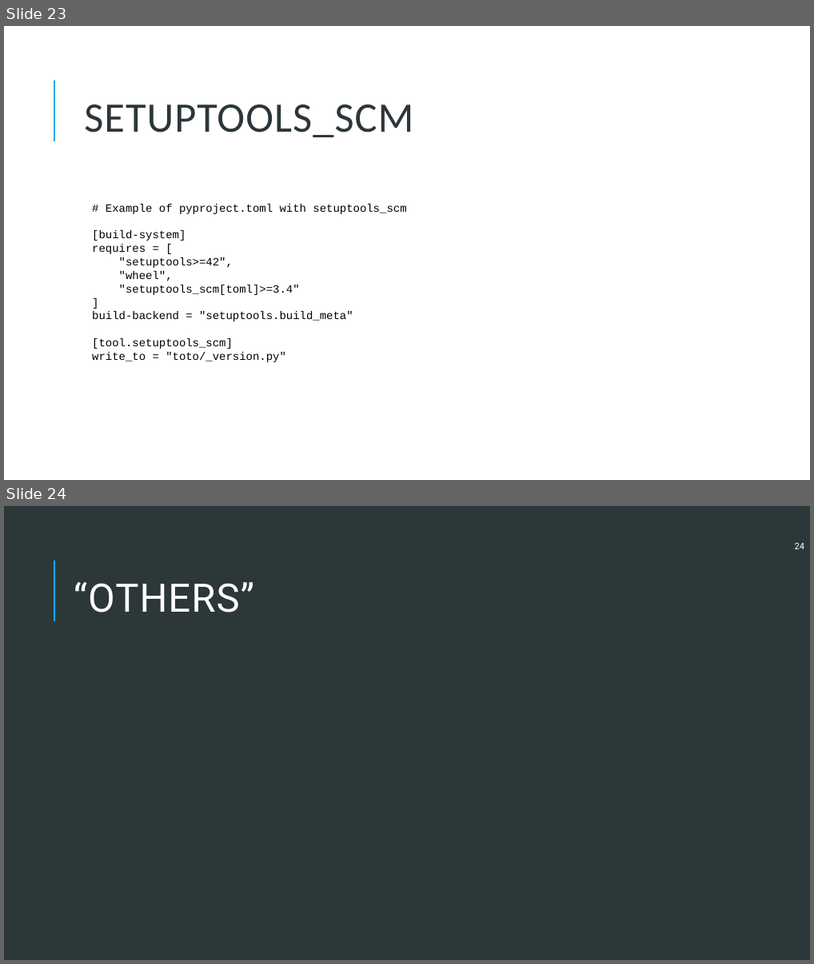
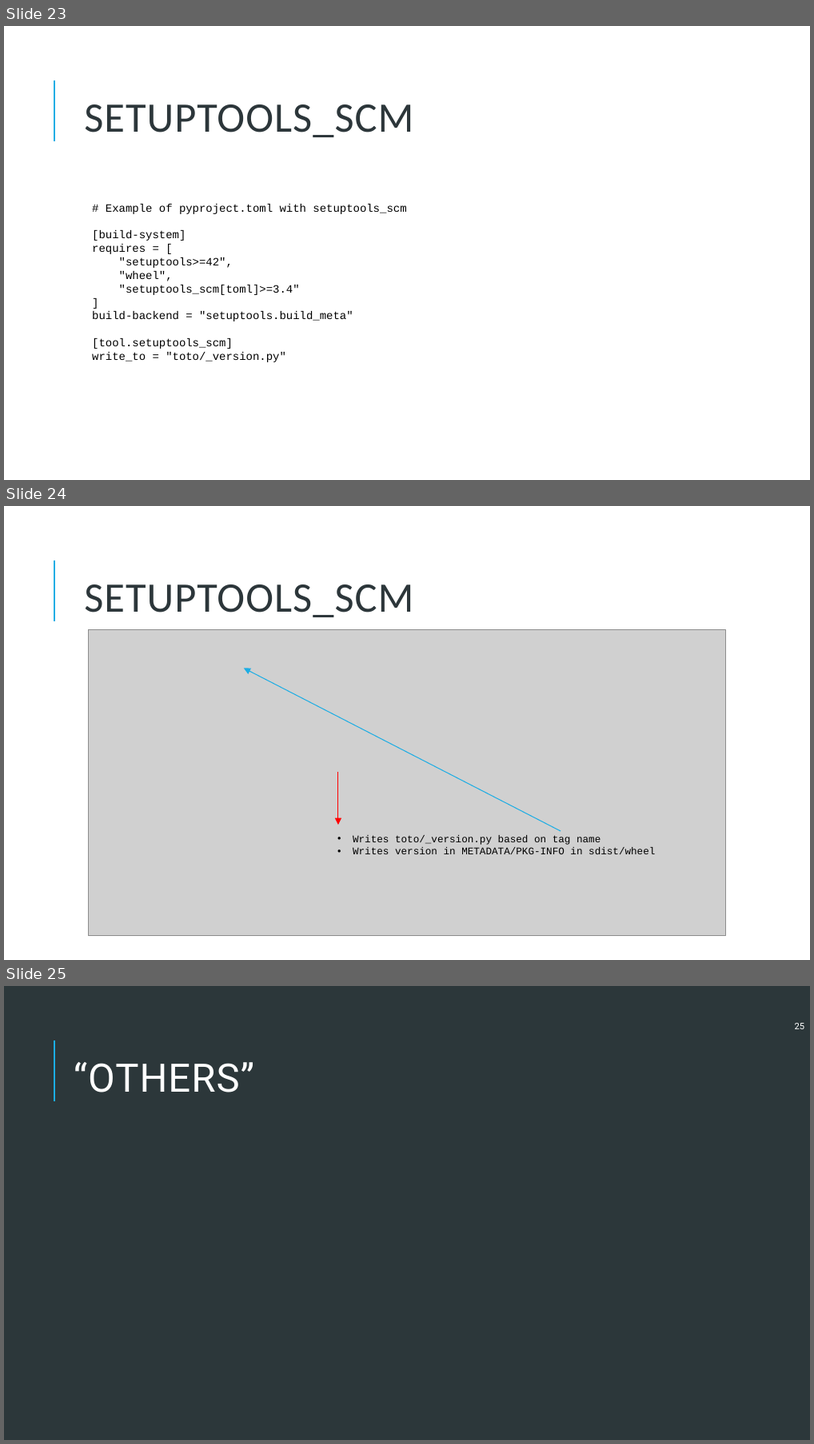
Before and after one commit to alexprengere/presentations, a slide deck: python_packaging_2021/PythonPackagingIn2021.pptx. Shown one above the other, each under a label of ours: slides 23 and 24 before the commit, slides 23, 24 and 25 after it. The pictures are 814x964 and 814x1444 pixels, drawn with LibreOffice and Linux fonts; fonts in the diff are those of the drawing; grey boxes stand for pictures. Boxes give left, top, right and bottom in pixels: in the first picture for what was removed or moved away, otherwise in the second. Text is boxed around its words. In the diff, an @@ line names an element or a change of style, - is before the commit and + after.

```diff
--- a/python_packaging_2021/PythonPackagingIn2021.pptx
+++ b/python_packaging_2021/PythonPackagingIn2021.pptx
@@ slide 24 added at <box>4,506,810,960</box>, background #FFFFFF; not listed: 1 template element that a slide beside it also shows @@
@@ title added at <box>84,584,414,617</box>, 37.5 pt, text #2C363A @@
+SETUPTOOLS_SCM
@@ picture added at <box>88,630,726,935</box> @@
@@ arrow added from (562, 831) to (243, 668), #1CADE4 0.75 pt @@
@@ arrow added from (338, 772) to (338, 824), #FF0000 0.75 pt @@
@@ text added at <box>353,835,655,854</box>, 9 pt, text #000000 @@
+• Writes toto/_version.py based on tag name
+• Writes version in METADATA/PKG-INFO in sdist/wheel
@@ what was slide 24 is now slide 25 @@
@@ page number at <box>795,1023,806,1029</box>: text changed @@
-24
+25
```
Also in this commit, not shown: 5 slides changed, 39 other files.
